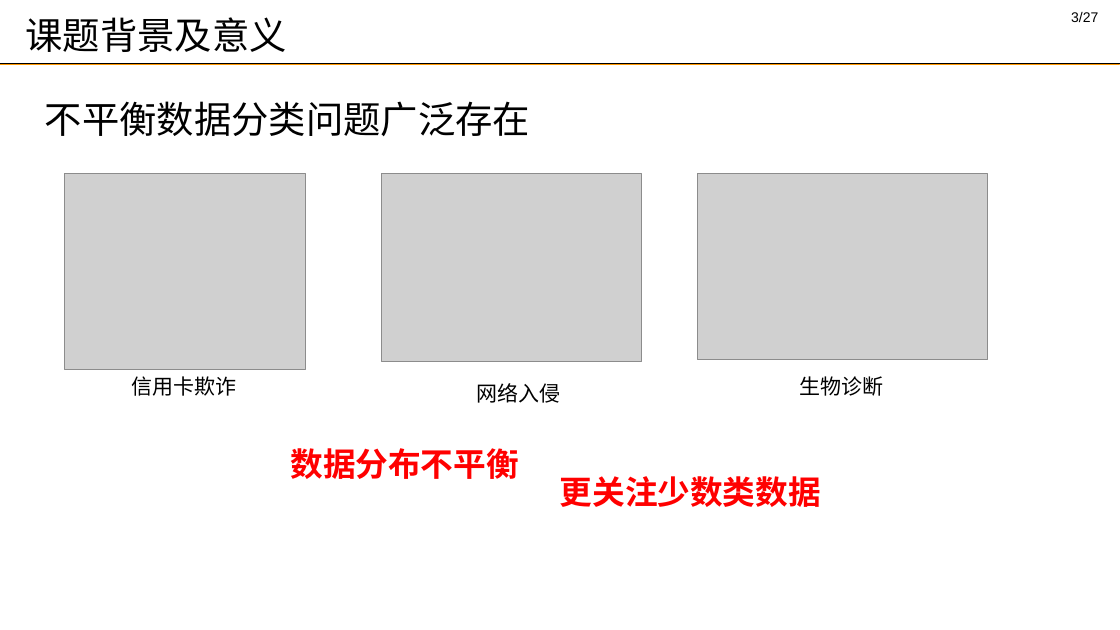
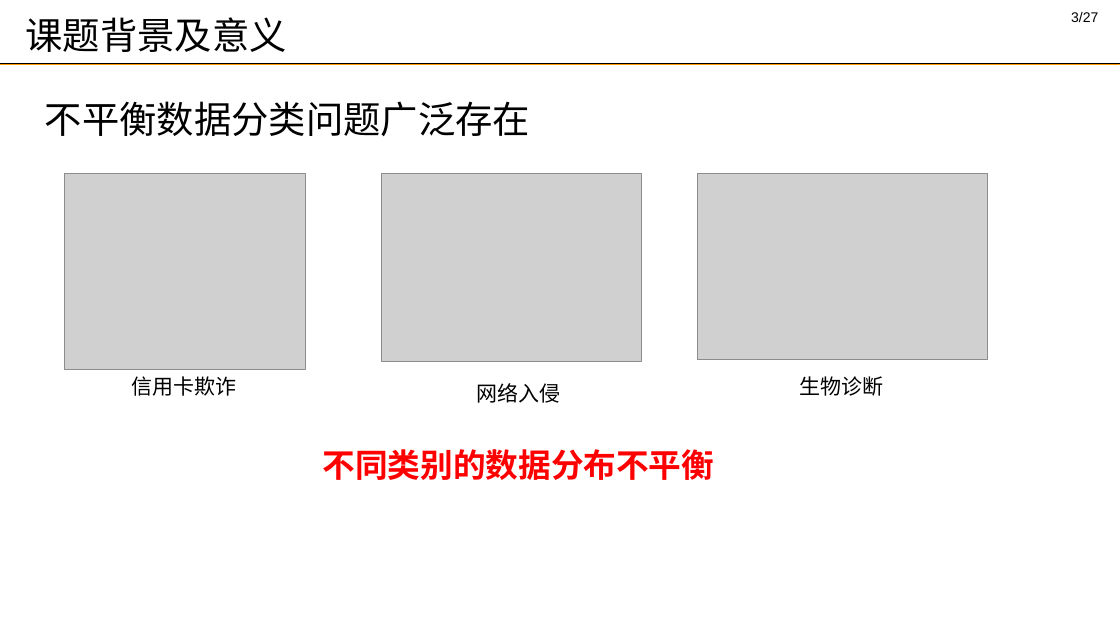
Before and after one commit to DMRookie/finaldesign, a slide deck: slide 3 of 答辩_谢思发_2.pptx. Drawn at 1120x630 pixels with LibreOffice and Linux fonts; fonts in the diff are those of the drawing; grey boxes stand for pictures; background and template pictures are left out. Boxes give left, top, right and bottom in pixels: in the first picture for what was removed or moved away, otherwise in the second. Text is boxed around its words. In the diff, an @@ line names an element or a change of style, - is before the commit and + after.

```diff
--- a/答辩_谢思发_2.pptx
+++ b/答辩_谢思发_2.pptx
@@ text at (323, 449, 714, 480): text changed @@
-数据分布不平衡
+不同类别的数据分布不平衡
@@ text removed at (560, 476, 821, 507) @@
-更关注少数类数据
```
Also in this commit, not shown: 9 other slides changed, 1 slide added, 2 slides removed, 1 other file.
